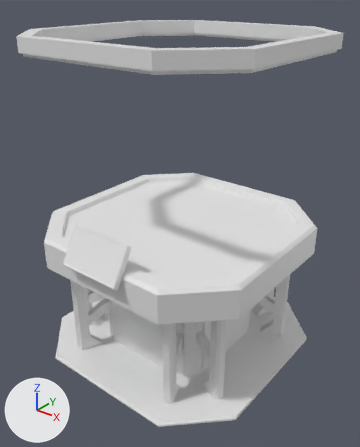
Before and after pictures for a commit that changed the FBX model Assets/_Project/NERA/Content/Station/3D/Terminal/SM_Terminal.fbx.
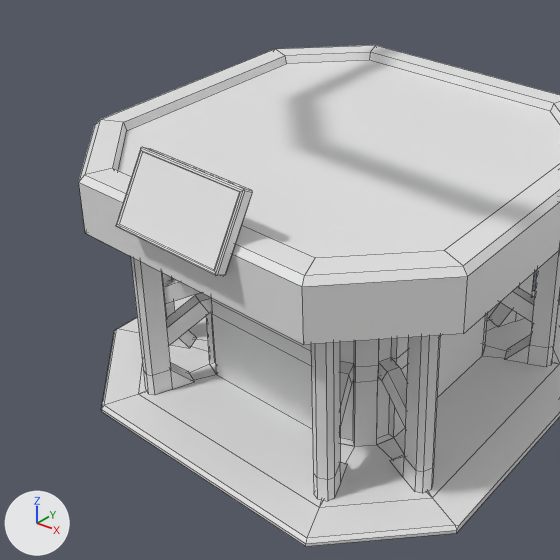
Each version is shown whole from a 50 mm camera at (1.84, -2.31, 2.29) aimed at (0.06, -0.08, 0.91), then close up on the part from 1% to 80% of the width and 34% to 97% of the height. Lighting does not change. The marker at lower left points along +X, +Y and +Z. The older version's two pictures come first. The close-ups show mesh edges as thin lines. Where no turn or scale is listed for an object, it has been applied to the vertices. Vertices at exactly the same position are counted once.

The first close-up shows 'SM_Terminal'.
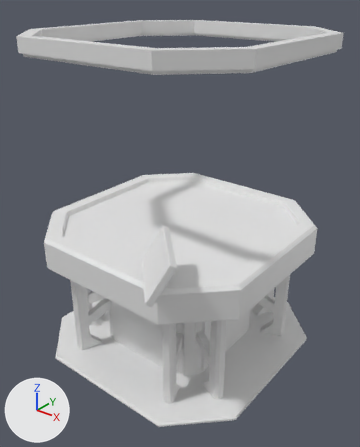
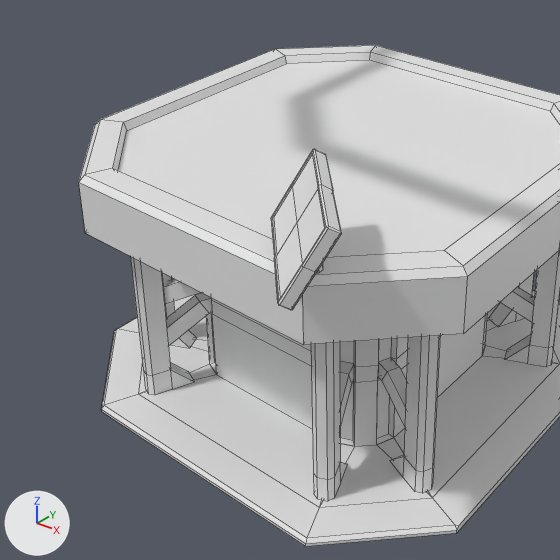
Where the newer file only moved an object's origin or applied its transform, the numbers keep the older frame.

What changed in the scene script:
```text
Change me_mesh:
    used by ob_sm_terminal; location = (0.0, -0.022, 0.0)
    remove me_mesh.from_pydata(...)  # 557 vertices, 519 faces; spans x -0.77..0.77, y -0.79..0.8, z 0.0..2.04
    add me_mesh.from_pydata(...)  # 605 vertices, 558 faces; spans x -0.77..0.77, y -0.88..0.8, z 0.0..2.04
    me_mesh part 1: a new loose piece of 66 vertices spanning x 0.22..0.61, y -0.88..-0.49, z 0.91..1.14, in mat_standardsurface1 (white #e7e7e7)
    me_mesh part 2: the loose piece of 36 vertices spanning x -0.21..0.21, y -0.79..-0.64, z 0.83..1.05 is deleted
    other edits to the shape of me_mesh do not show in these pictures
```

Pixel boxes [x1, y1, x2, y2] of what changed, in the close-ups (560 x 560 px):
part 1 of me_mesh, added: after [271, 149, 341, 310]
part 2 of me_mesh, deleted: before [116, 147, 252, 276]
